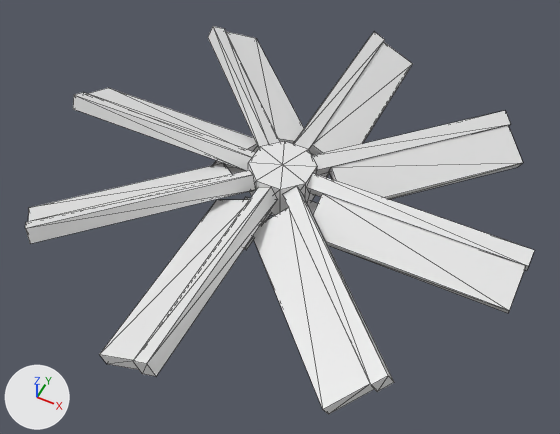
Two versions of the OBJ model src/main/resources/assets/resonantinduction/models/turbines.obj, one commit apart.
Camera for both pictures: a camera (50 mm lens) standing at (1.45, -2.94, 3.45) and looking at (0.09, -0.21, 0.04). Arrows for +X, +Y and +Z are at lower left; the lights stay in place. Mesh edges are drawn as thin lines. Where no turn or scale is listed for an object, it has been applied to the vertices. Vertices at the same position are counted once.

The first picture shows 'turbines'.
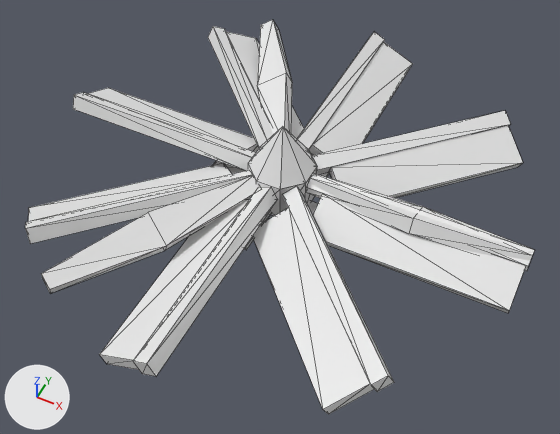
Commit message: added metal turbine model (full list of parts icm)

Edits to the scene script, one JSON object a line:
```json
{"block": "me_turbines", "where": "# used by ob_turbines; location = (0.0, 0.0, 0.0)"}
{"op": "remove", "block": "me_turbines", "code": "me_turbines.from_pydata(...)  # 192 vertices, 252 faces; spans x -1.49..1.49, y -1.49..1.49, z -0.07..0.24"}
{"op": "add", "block": "me_turbines", "code": "me_turbines.from_pydata(...)  # 229 vertices, 323 faces; spans x -1.49..1.49, y -1.49..1.49, z -0.07..0.54"}
{"block": "me_turbines", "change": "me_turbines part 1"}
{"block": "me_turbines", "change": "5 faces are deleted"}
{"block": "me_turbines", "change": "32 vertices are added at x -0.8..1.49, y -1.32..1.32, z 0.09..0.54"}
{"block": "me_turbines", "change": "5 new vertices lie (0.0, 0.04, 0.09) away from vertices in x 0.19..1.49, y -0.12..0.02, z 0.11..0.18"}
{"block": "me_turbines", "change": "76 new faces join them"}
```

Pixel boxes (x1, y1, x2, y2) of what changed, in the pictures (560 x 434 px):
```json
{"object": "turbines", "change": "reshaped", "before": [25, 26, 534, 414], "after": [25, 20, 534, 414]}
{"part": 1, "of": "me_turbines", "change": "built on", "before": [248, 141, 285, 165], "after": [41, 20, 534, 293]}
```
